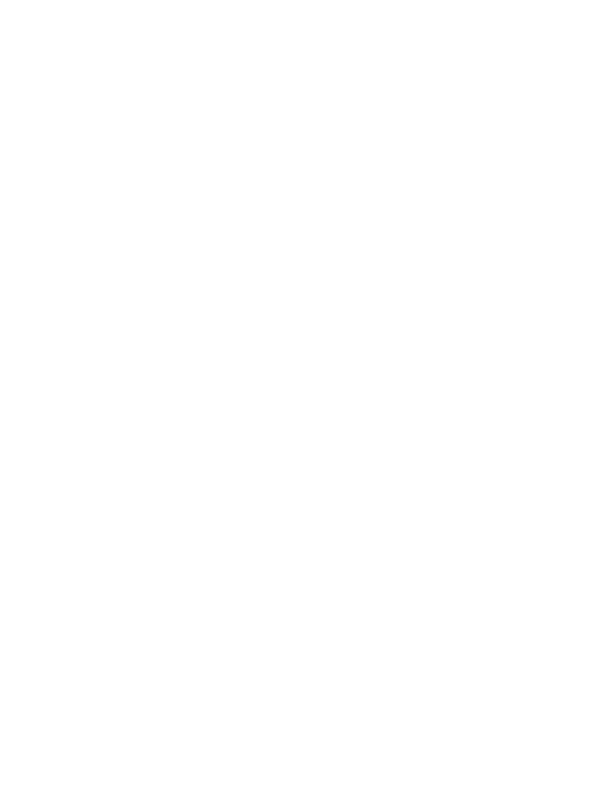
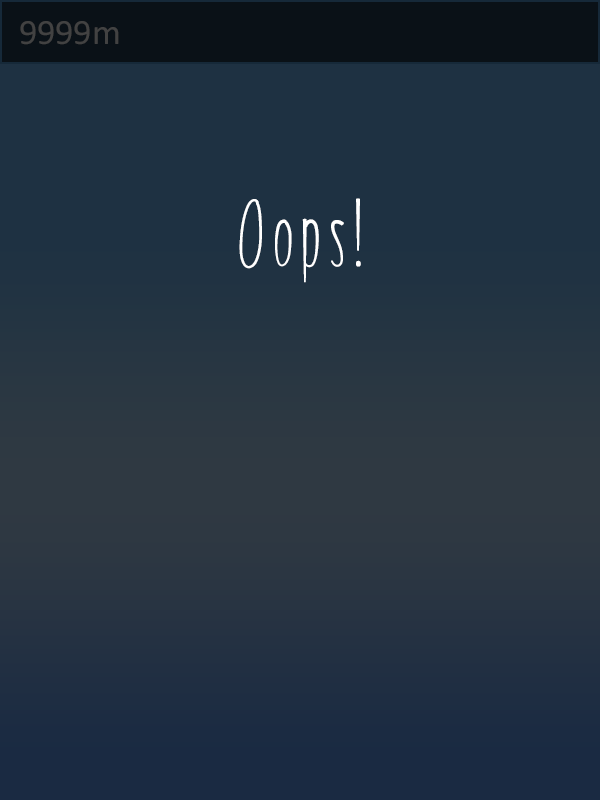
Layered file, before and after one edit (w=600, h=800). Changes by layer:
added group "GameOver" with 5 layers above "Gameplay" over [0, 0, 600, 800]
added layer "Oops!" in group "GameOver" over [239, 198, 361, 283]
added layer "Layer 2" (74%) in group "GameOver" over [0, 0, 600, 800]
added layer "9999m" (1st of 2, in "GameOver") in group "GameOver" over [20, 21, 119, 45]
added layer "top ribbon" (1st of 2, in "GameOver") (65%) in group "GameOver" over [0, 0, 600, 64]
added layer "Layer 0" (3rd of 4, in "GameOver") in group "GameOver" over [0, 0, 600, 800]
